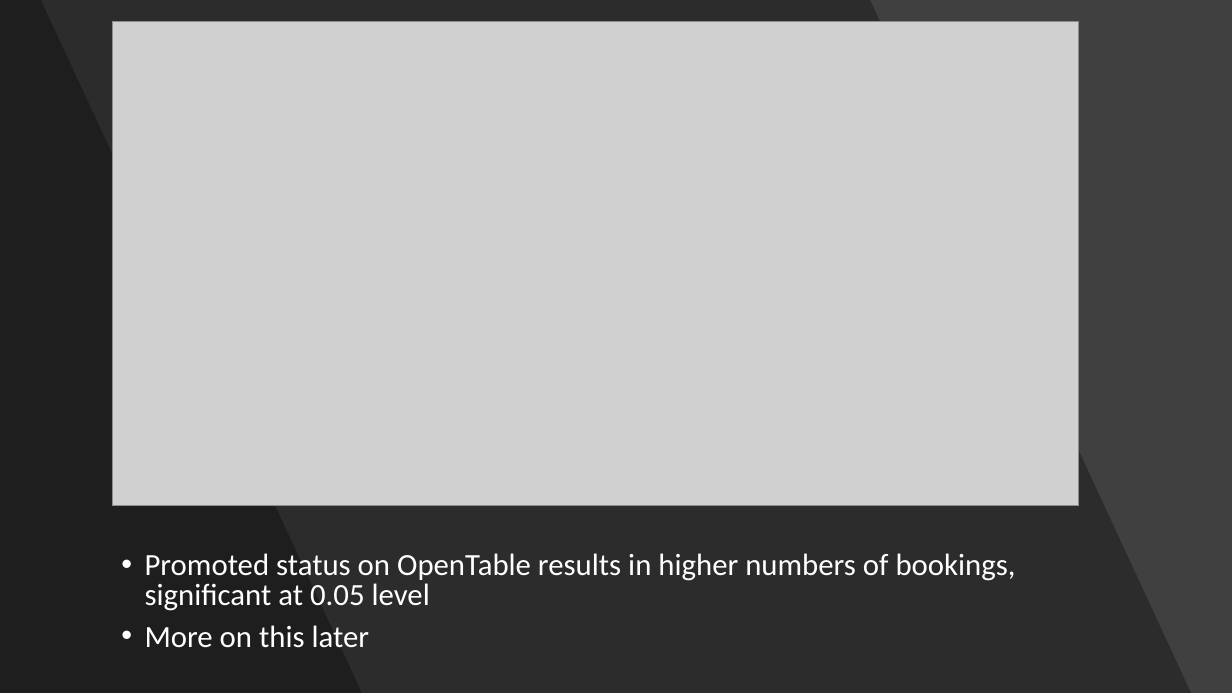
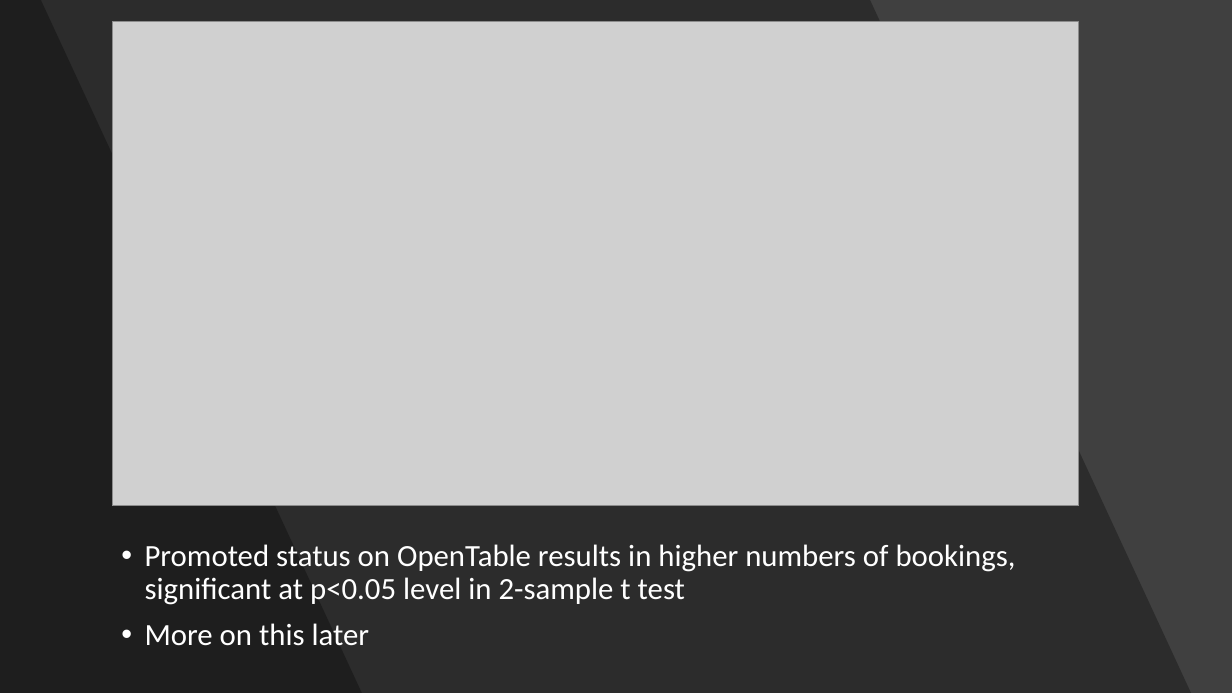
Before and after one commit to faymatt99/opentable_scraping_analysis, a slide deck: slide 15 of opentable_analysis_presentation.pptx (slide 16 before the commit). Drawn at 1232x693 pixels with LibreOffice and Linux fonts; fonts in the diff are those of the drawing; grey boxes stand for pictures. Boxes give left, top, right and bottom in pixels: in the first picture for what was removed or moved away, otherwise in the second. Text is boxed around its words. In the diff, an @@ line names an element or a change of style, - is before the commit and + after.

```diff
--- a/opentable_analysis_presentation.pptx
+++ b/opentable_analysis_presentation.pptx
@@ text "Promoted status on OpenTable results ..." moved from (x1=145, y1=553, x2=1016, y2=648) to (x1=145, y1=544, x2=1016, y2=646) @@
@@ text at (x1=145, y1=544, x2=1016, y2=605): text changed @@
-• Promoted status on OpenTable results in higher numbers of bookings, significant at 0.05 level
+• Promoted status on OpenTable results in higher numbers of bookings, significant at p<0.05 level in 2-sample t test
@@ text at (x1=145, y1=623, x2=370, y2=646): line spacing 0.8 to 0.9 @@
```
Also in this commit, not shown: 15 other slides changed, 2 slides added, 2 slides removed, 2 other files.
